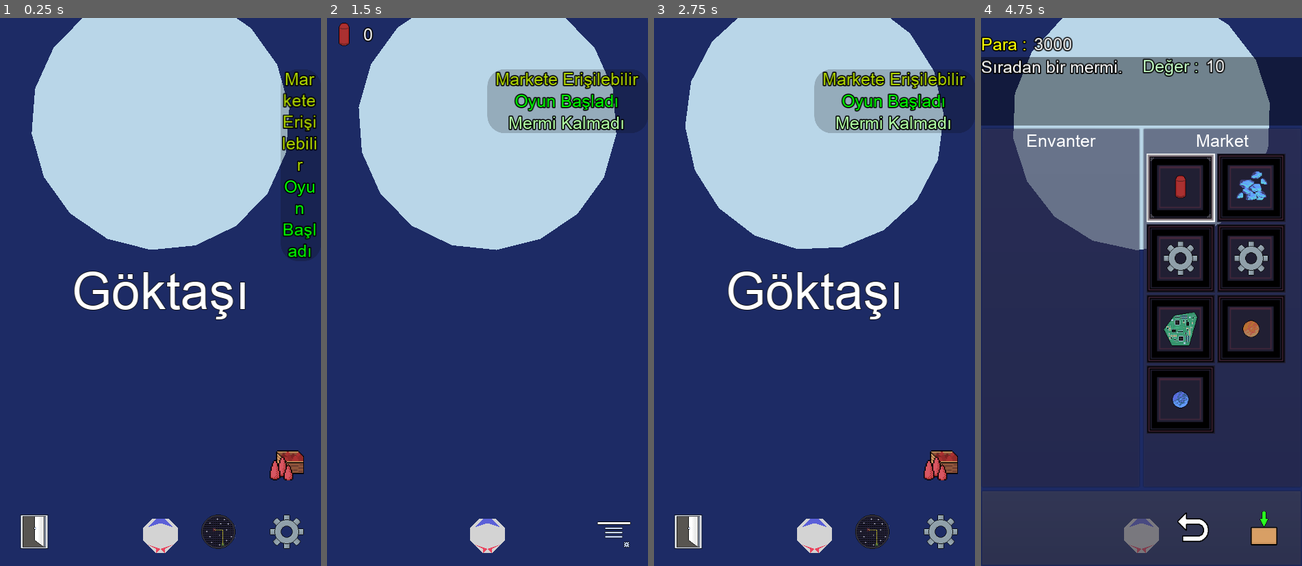
Above: before the commit, frames 1-4 (left to right).
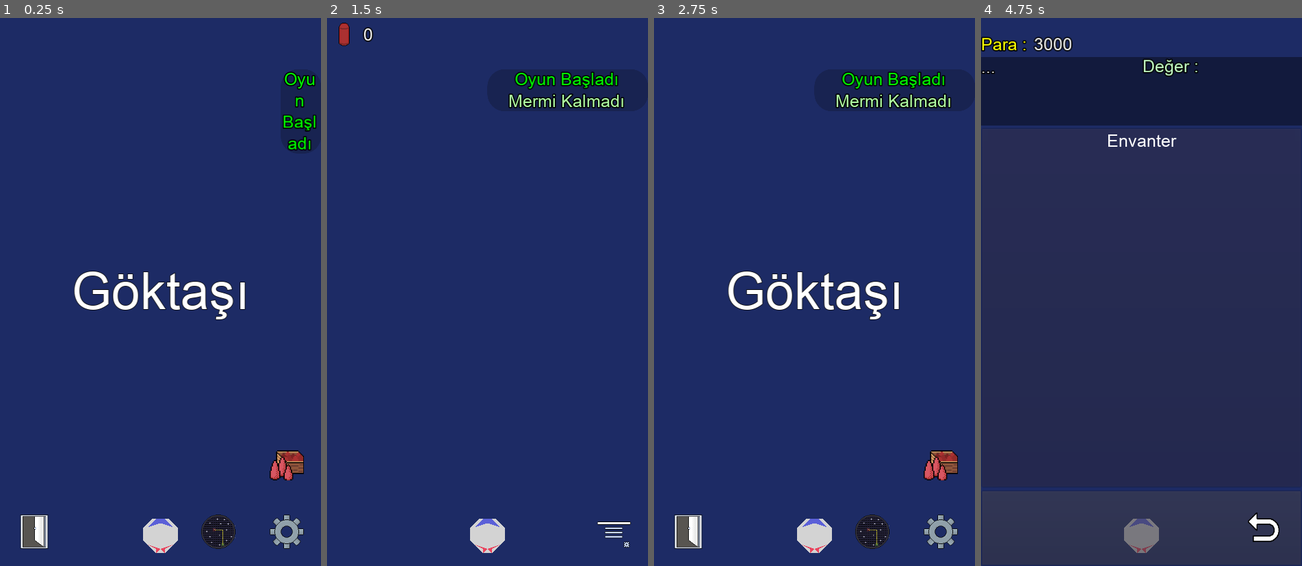
Above: after the commit, the same moments.

Repository: UmutSanci01/Goktasi-2
Game: Godot game, scene res://Main/Main.tscn
The game is run twice, just before and just after one commit, with the same random seed, the same clock (stepped at 60 frames per second) and the same inputs. The engine's default icon, where the game draws it, is replaced by a stand-in: a white triangle on a blue panel in a dark square.
Inputs (mouse positions are in pixels of both pictures, inside the frame that each line leads up to):
- Up to frame 1 (0.25 s): no input
- Up to frame 2 (1.5 s): click (487, 292) at 0.5 s; tap Enter at 1.25 s; move the mouse to (558, 264) at 1.27 s; hold Right (ui_right) from 1.28 s (still down); tap P at 1.35 s; click (558, 264) at 1.42 s
- Up to frame 3 (2.75 s): tap Space (ui_select) at 1.52 s; release Right (ui_right) at 2 s; click "Menu" at 2 s
- Up to frame 4 (4.75 s): click (1141, 292) at 2.75 s; click "Menu" at 3.5 s; click (1180, 187) at 4.25 s, where only the run before the commit has a clickable "9999"

The runs differ from the first frame. In frame 1, 29% of the frame differs, in the area x 9-99%, y 0-44%; in frame 2, 28%; in frame 3, 28%; in frame 4, 42%, in the area x 0-95%, y 0-97%.
Error after the commit: Invalid get index 'radius' (on base: 'Nil'). (res://Game/OreDetector.gd:30)

Commit message:
The map is loaded when the map button is pressed for the first time.

Diff:
--- a/GUI/Map/Map.gd
+++ b/GUI/Map/Map.gd
@@ -52,6 +52,9 @@
 
 var mid : Vector2
 var screen_size : Vector2
+
+
+var is_map_init : bool = false setget set_is_map_init #   Has Map GUI been initialized?
 
 
 func _ready():
@@ -92,18 +95,6 @@
 		match event.scancode:
 			KEY_S:
 				pass
-#				line.points = PoolVector2Array()
-
-#				slot_rnd = mapgrid.get_slot(randi() % Map.SLOT_NUM)
-#				var mid = mapgrid.rect_global_position
-#				var mid = get_viewport_rect().get_center()
-#				var slot_pos = slot_rnd.rect_global_position
-#				var direction = slot_pos.normalized() * 100
-#				var direction = (mid + mapgrid.rect_position)
-#				$MapGrid/CurrSlotIndicator.rect_global_position = slot_pos
-#				$MapGrid/TextureRect.rect_global_position = slot_pos
-#				line.add_point(mid)
-#				line.add_point(slot_pos + (Vector2.ONE * 32))
 
 # Harita olusturuluyor.
 func init_gui():
@@ -111,7 +102,6 @@
 	var indexes_y : Array = range(slot_num)
 	indexes_x.shuffle()
 	indexes_y.shuffle()
-
 
 	if not Map.is_init_datas:
 		print("MapGUI init_gui false")
@@ -166,6 +156,9 @@
 func show():
 	.show()
 
+	if not self.is_map_init:
+		Map.initialize()
+
 	mapgrid.set_process_input(true)
 
 	if slot_store:
@@ -177,6 +170,8 @@
 	mapgrid.set_process_input(false)
 	set_process(false)
 
+func set_is_map_init(value : bool):
+	is_map_init = value
 
 func go_current_location(duration : float = 0.5):
 	var mid = get_viewport_rect().size / 2
@@ -244,6 +239,8 @@
 
 	go_current_location(0.5)
 
+	self.is_map_init = true
+
 # MapGrid move animasyonu yapiliyor.
 func _on_Map_current_slot_changed(slot_index : int, slot_data : Map.Data):
 	if not Map.is_init_curr_slot:
@@ -293,8 +290,7 @@
 	current_slot = new_slot
 
 	if current_slot == slot_store:
-		InfoPanel.add_label("Markete Erişilebilir", "", Color.gold)
-
+		Store.is_reachable = true
 
 func _on_TweenGo_completed():
 	pass
--- a/GUI/Store/StoreGUI.gd
+++ b/GUI/Store/StoreGUI.gd
@@ -156,6 +156,7 @@
 
 
 func _on_Store_entered():
+	InfoPanel.add_label("Markete Erişilebilir.")
 	show_store()
 
 func _on_Store_exited():
--- a/Main/Main.gd
+++ b/Main/Main.gd
@@ -9,7 +9,7 @@
 	GUI = $GUI
 	GAME = $Game
 
-	Map.initialize()
+	# Map.initialize()
 
 	GameState.gui = GUI
 	GameState.ship = GAME.get_ship()
--- a/Map/Map.gd
+++ b/Map/Map.gd
@@ -40,7 +40,7 @@
 var old_slot_index : int = -1
 
 # checks
-var is_init_datas : bool = false
+var is_init_datas : bool = false setget set_is_init_datas, get_is_init_datas
 var is_init_curr_slot : bool = false
 var is_init_grid_size : bool = false
 
@@ -69,6 +69,8 @@
 
 
 func initialize(is_new : bool = false):
+	Store.is_reachable = false
+
 	if is_new:
 #		is_init_datas = false
 		is_init_curr_slot = false
@@ -145,6 +147,11 @@
 func get_current_slot_index():
 	return current_slot_index
 
+func set_is_init_datas(value : bool):
+	is_init_datas = value
+
+func get_is_init_datas() -> bool:
+	return is_init_datas
 
 func get_data(data_index : int = -1) -> Data:
 	return datas.get(data_index)
--- a/Store/Store.gd
+++ b/Store/Store.gd
@@ -78,6 +78,9 @@
 
 
 func set_reachable(val):
+	if is_reachable == val:
+		return
+
 	is_reachable = val
 
 	if is_reachable:
